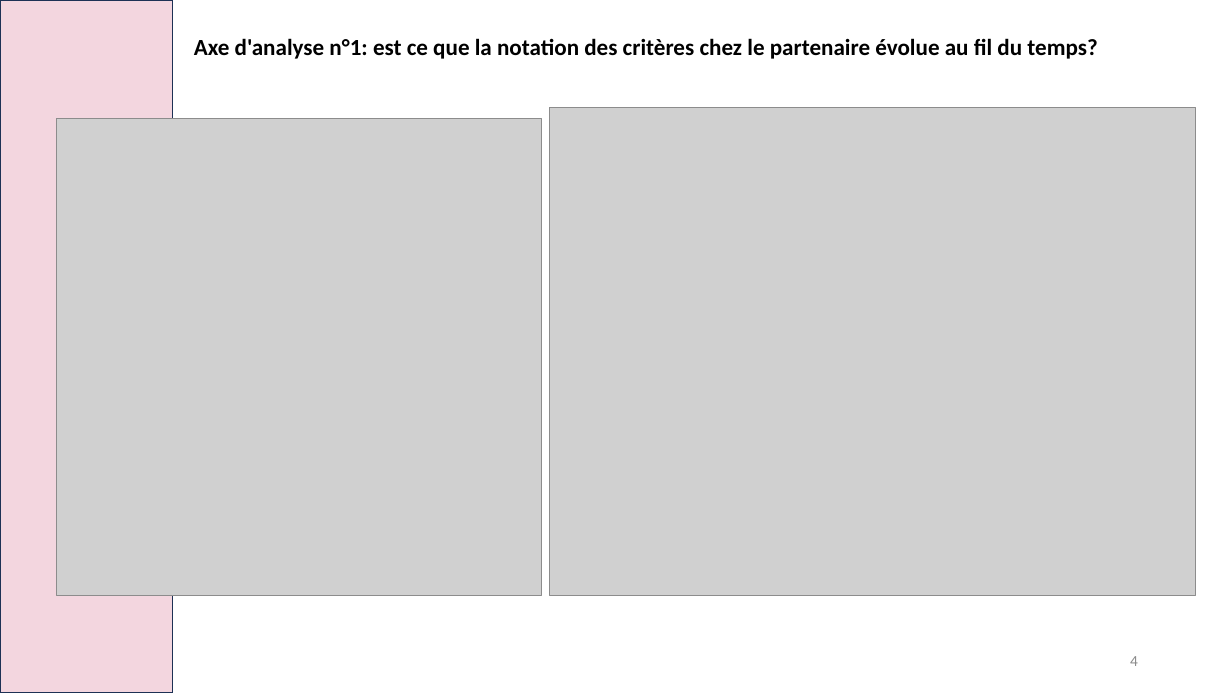
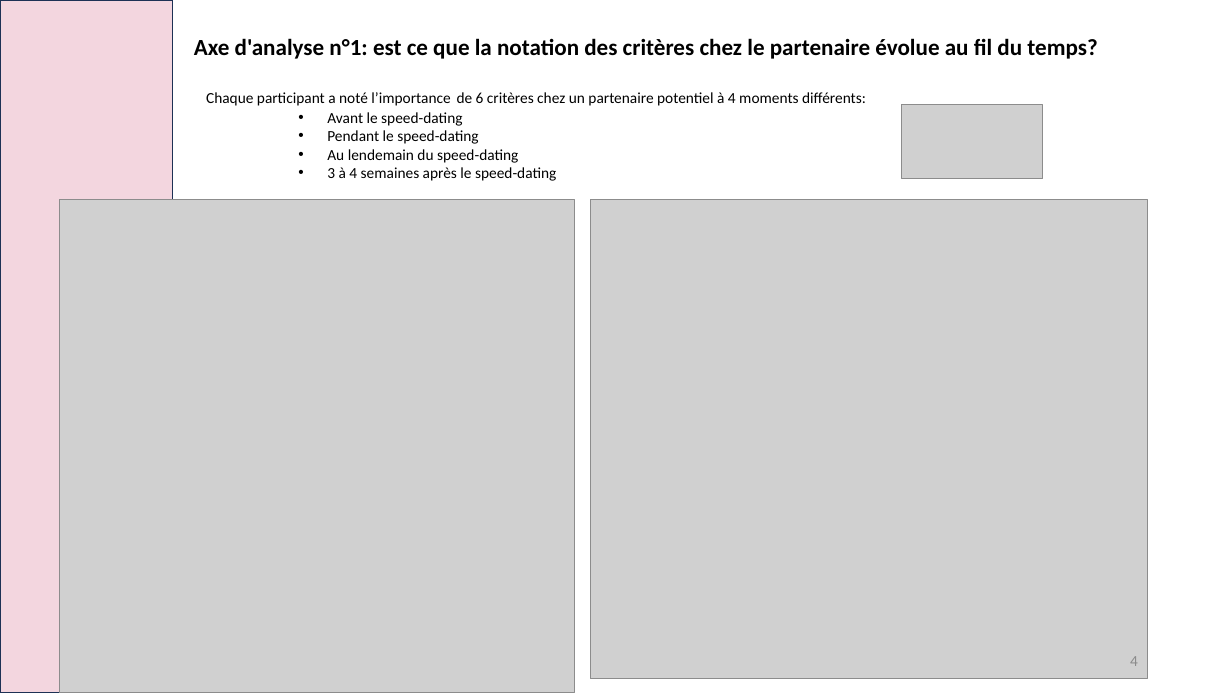
Before and after one commit to laura-lucchini/projet_speed_dating_bloc2_RNCP, a slide deck: slide 4 of speed_dating.pptx. Drawn at 1232x693 pixels with LibreOffice and Linux fonts; fonts in the diff are those of the drawing; grey boxes stand for pictures. Boxes give left, top, right and bottom in pixels: in the first picture for what was removed or moved away, otherwise in the second. Text is boxed around its words. In the diff, an @@ line names an element or a change of style, - is before the commit and + after.

```diff
--- a/speed_dating.pptx
+++ b/speed_dating.pptx
@@ text added at <box>206,92,866,181</box>, 12 pt, text #000000 @@
+Chaque participant a noté l’importance de 6 critères chez un partenaire potentiel à 4 moments différents:
+    • Avant le speed-dating
+    • Pendant le speed-dating
+    • Au lendemain du speed-dating
+    • 3 à 4 semaines après le speed-dating
@@ picture added at <box>902,105,1043,179</box> @@
@@ picture: place and size @@
-picture at <box>56,118,542,595</box>
+picture at <box>59,200,574,693</box>
@@ picture: place and size @@
-picture at <box>550,107,1196,595</box>
+picture at <box>591,200,1148,679</box>
```
Also in this commit, not shown: 1 other slide changed, 1 slide added.
